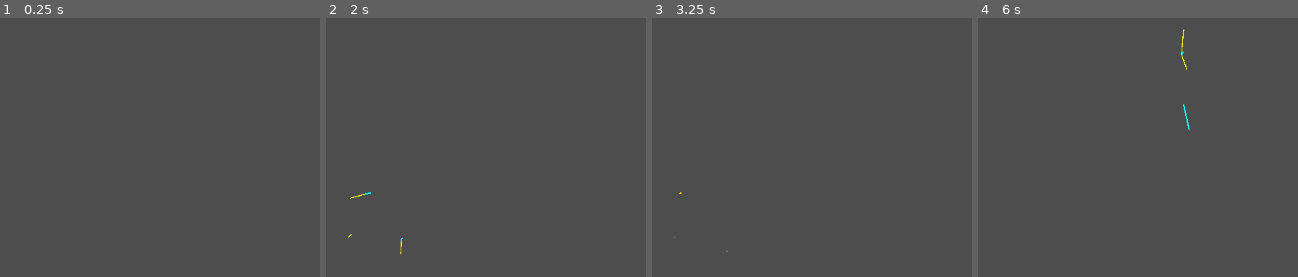
Above: before the commit, frames 1-4 (left to right).
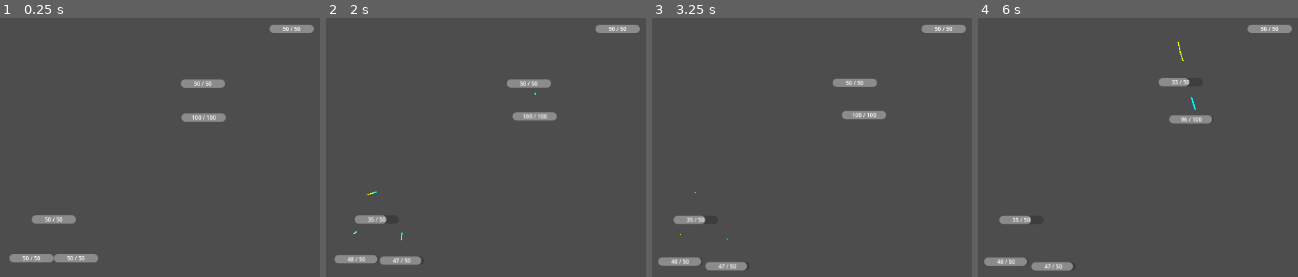
Above: after the commit, the same moments.

Repository: Devouring-One/icandoit-1
Game: Godot game, scene res://World/Maps/Map1.tscn
Same seed, same stepped clock (60 frames per second), same inputs: the game is played once before the commit and once after it.
Inputs (mouse positions are in pixels of both pictures, inside the frame that each line leads up to):
- Up to frame 1 (0.25 s): no input
- Up to frame 2 (2 s): tap Enter at 0.5 s; move the mouse to (outside the picture) at 0.52 s; hold Q (spell_slot_1) 0.53-1.28 s; click (outside the picture) at 0.67 s; tap Space at 1.25 s; move the mouse to (470, 137) at 1.27 s; tap Q (spell_slot_1) at 1.35 s; click (470, 137) at 1.42 s
- Up to frame 3 (3.25 s): move the mouse to (outside the picture) at 2.02 s; hold Q (spell_slot_1) 2.03-2.78 s; click (outside the picture) at 2.17 s; tap Enter at 2.75 s; move the mouse to (914, 204) at 2.77 s; tap Q (spell_slot_1) at 2.85 s; click (914, 204) at 2.92 s
- Up to frame 4 (6 s): tap Space at 3.5, 5 s; move the mouse to (outside the picture) at 3.52 s; hold Q (spell_slot_1) 3.53-4.28 s; click (outside the picture) at 3.67 s; tap Enter at 4.25 s; move the mouse to (1042, 49) at 4.27 s; tap Q (spell_slot_1) at 4.35, 5.85 s; click (1042, 49) at 4.42 s; move the mouse to (outside the picture) at 5.02 s; hold Q (spell_slot_1) 5.03-5.78 s; click (outside the picture) at 5.17 s; move the mouse to (outside the picture) at 5.77 s; click (outside the picture) at 5.92 s

The runs differ from the first frame. In frame 1, 2.6% of the frame differs, in the area x 2-99%, y 2-95%; in frame 2, 2.6%; in frame 3, 2.4%; in frame 4, 2.5%.

Commit message:
some refactoring on the way

Diff:
--- a/Data/force.tres
+++ /dev/null
@@ -1,6 +0,0 @@
-[gd_resource type="Resource" script_class="Force" load_steps=2 format=3 uid="uid://xjqkacwsdfk2"]
-
-[ext_resource type="Script" uid="uid://dr6vb3pufoy77" path="res://Data/force.gd" id="1_kn0xs"]
-
-[resource]
-script = ExtResource("1_kn0xs")
--- a/World/Characters/player.tscn
+++ /dev/null
@@ -1,28 +0,0 @@
-[gd_scene load_steps=4 format=3 uid="uid://d38q86l6cv2yg"]
-
-[ext_resource type="Script" uid="uid://bbvp5axt4gb45" path="res://World/Characters/player.gd" id="1_lcdnr"]
-[ext_resource type="PackedScene" uid="uid://112g2xcefbth" path="res://World/Misc/force_debug_visualizer.tscn" id="2_neurf"]
-
-[sub_resource type="CircleShape2D" id="CircleShape2D_neurf"]
-radius = 24.0
-
-[node name="Player" type="CharacterBody2D" unique_id=235688838]
-collision_mask = 3
-motion_mode = 1
-wall_min_slide_angle = 0.0
-script = ExtResource("1_lcdnr")
-
-[node name="CollisionShape2D" type="CollisionShape2D" parent="." unique_id=495604856]
-shape = SubResource("CircleShape2D_neurf")
-debug_color = Color(0, 0.6, 0, 0.41960785)
-
-[node name="CanvasLayer" type="CanvasLayer" parent="." unique_id=851743301]
-
-[node name="DebugDrawLayer" type="Control" parent="CanvasLayer" unique_id=483610805]
-unique_name_in_owner = true
-layout_mode = 3
-anchors_preset = 0
-offset_right = 40.0
-offset_bottom = 40.0
-
-[node name="ForceDebugVisualizer" parent="." unique_id=2080032926 instance=ExtResource("2_neurf")]
--- a/World/Effects/explosion.gd
+++ b/World/Effects/explosion.gd
@@ -1,16 +1,24 @@
 class_name Explosion
 extends Area2D
 
-@export var max_damage: float = 10.0
+@export var max_damage: float = 5.0
 @export var max_force: float = 100.0
-@export var radius: float = 400.0
+@export var radius: float = 100.0
 @export var force_base_duration: float = 2.0  ## Base duration for all forces
 @export var force_duration_coefficient: float = 0.0  ## Extra duration per force magnitude (0 = disabled)
 @export var falloff_exponent: float = 1.0  ## 1.0 = linear, 2.0 = quadratic, 0.5 = square root
+@export var collision_layer_bits: int = 2
+@export var collision_mask_bits: int = 1
+@export var debug_color: Color = Color(0.75686276, 0.45490196, 0, 0.41960785)
+
+var _collision_shape: CollisionShape2D
 
 func _ready() -> void:
-    %CollisionShape2D.shape.radius = radius
-    %CollisionShape2D.debug_color = Color.RED
+    collision_layer = collision_layer_bits
+    collision_mask = collision_mask_bits
+    _ensure_collision_shape()
+    _collision_shape.shape.radius = radius
+    _collision_shape.debug_color = debug_color
 
     await get_tree().physics_frame
     await get_tree().physics_frame
@@ -18,8 +26,8 @@
     for body in get_overlapping_bodies():
         _apply_explosion(body)
 
-    %CollisionShape2D.disabled = true
-    %CollisionShape2D.debug_color = Color(1, 1, 0, 0.1)
+    _collision_shape.disabled = true
+    _collision_shape.debug_color = Color(1, 1, 0, 0.1)
 
     await get_tree().create_timer(.5).timeout
     queue_free()
@@ -43,8 +51,8 @@
     var falloff = clamp(1.0 - (effective_distance / radius), 0.0, 1.0)
     falloff = pow(falloff, falloff_exponent)
 
-    if body.has_method("take_damage"):
-        body.take_damage(max_damage * falloff)
+    if body.has_method("apply_damage"):
+        body.apply_damage(max_damage * falloff)
 
     if body.has_method("add_force"):
         var force = Force.new(
@@ -57,3 +65,11 @@
             Tween.EASE_OUT
         )
         body.add_force(force)
+
+func _ensure_collision_shape() -> void:
+    if not is_instance_valid(_collision_shape):
+        _collision_shape = CollisionShape2D.new()
+        _collision_shape.unique_name_in_owner = true
+        add_child(_collision_shape)
+    if _collision_shape.shape == null:
+        _collision_shape.shape = CircleShape2D.new()
--- a/World/Maps/Map1.tscn
+++ b/World/Maps/Map1.tscn
@@ -1,7 +1,7 @@
 [gd_scene load_steps=3 format=3 uid="uid://fef64om76474"]
 
-[ext_resource type="PackedScene" uid="uid://d38q86l6cv2yg" path="res://World/Characters/player.tscn" id="1_pm8x6"]
-[ext_resource type="PackedScene" uid="uid://dfbuyhgt0sr43" path="res://World/Objects/Static/barrel.tscn" id="2_xgctd"]
+[ext_resource type="PackedScene" uid="uid://d38q86l6cv2yg" path="res://World/Objects/Characters/player.tscn" id="1_pm8x6"]
+[ext_resource type="PackedScene" uid="uid://dfbuyhgt0sr43" path="res://World/Objects/Moving/barrel.tscn" id="2_xgctd"]
 
 [node name="Map1" type="Node2D" unique_id=2098230543]
 
@@ -12,10 +12,10 @@
 position = Vector2(431, 238)
 
 [node name="Barrel2" parent="." unique_id=1138162188 instance=ExtResource("2_xgctd")]
-position = Vector2(241, 490)
+position = Vector2(248, 490)
 
 [node name="Barrel3" parent="." unique_id=1473904371 instance=ExtResource("2_xgctd")]
-position = Vector2(213, 441)
+position = Vector2(216, 434)
 
 [node name="Barrel4" parent="." unique_id=389418080 instance=ExtResource("2_xgctd")]
 position = Vector2(559, 159)
--- a/World/Characters/player.gd
+++ b/World/Objects/Characters/player.gd
@@ -2,18 +2,13 @@
 extends CharacterBody2D
 
 @export var SPEED = 200
-@export var mass: float = 1.0
-var _forces: Array[Force] = []
-
-const FIREBALL_SCENE := preload("res://World/Spells/fireball.tscn")
+@export var FIREBALL_SCENE: PackedScene = preload("res://World/Spells/fireball.tscn")
 
 var _target_position: Vector2 = Vector2.ZERO
 var _has_target: bool = false
 var _draw_node: Control = null
 
-var _debug_target_velocity: Vector2 = Vector2.ZERO
-var _debug_forces_velocity: Vector2 = Vector2.ZERO
-var _debug_final_velocity: Vector2 = Vector2.ZERO
+@onready var _entity_component: EntityComponent = %EntityComponent
 
 func _ready() -> void:
 	_draw_node = %DebugDrawLayer
@@ -23,18 +18,24 @@
 
 	_draw_node.draw.connect(_draw_target_marker)
 
+	if not _entity_component:
+		push_warning("EntityComponent not found; stats will not be shared")
+	else:
+		_entity_component.health_changed.connect(_on_health_changed)
+
+
 func _clear_forces():
-	_forces.clear()
+	if _entity_component:
+		_entity_component.clear_forces()
 
 func add_force(force: Force) -> void:
-	if not force._vector == Vector2.ZERO:
-		_forces.append(force)
+	if _entity_component:
+		_entity_component.add_force(force)
 
 func _input(event: InputEvent) -> void:
 	if event is InputEventMouseButton:
 		if event.button_index == MOUSE_BUTTON_LEFT and event.pressed:
-			var explosion_scene = preload("res://World/Effects/explosion.tscn")
-			var explosion = explosion_scene.instantiate()
+			var explosion: Explosion = Explosion.new()
 			explosion.global_position = get_global_mouse_position()
 			get_parent().add_child(explosion)
 
@@ -59,23 +60,15 @@
 	_draw_node.draw_line(_target_position + Vector2(0, -size), _target_position + Vector2(0, size), color, thickness)
 
 func _get_forces_for_debug() -> Dictionary:
-	return {
-		"forces": _forces,
-		"target_velocity": _debug_target_velocity,
-		"forces_velocity": _debug_forces_velocity,
-		"velocity": _debug_final_velocity
-	}
+	if _entity_component:
+		return _entity_component.get_debug_snapshot()
+	return {}
 
 func _physics_process(delta: float) -> void:
 	var target_velocity = Vector2.ZERO
 	var forces_velocity = Vector2.ZERO
-
-	for i in range(_forces.size() - 1, -1, -1):
-		var force: Force = _forces[i]
-		forces_velocity += force.get_current_force() / mass
-
-		if force.is_finished():
-			_forces.remove_at(i)
+	if _entity_component:
+		forces_velocity = _entity_component.get_forces_velocity()
 
 	var forces_magnitude = forces_velocity.length()
 	var target_weight = 1.0
@@ -95,11 +88,10 @@
 			var speed_this_frame = min(SPEED, distance / delta)
 			target_velocity = to_target.normalized() * speed_this_frame * target_weight
 
-	velocity = target_velocity + forces_velocity
-
-	_debug_target_velocity = target_velocity
-	_debug_forces_velocity = forces_velocity
-	_debug_final_velocity = velocity
+	if _entity_component:
+		velocity = _entity_component.apply_forces_to(target_velocity)
+	else:
+		velocity = target_velocity + forces_velocity
 
 	move_and_slide()
 
@@ -113,3 +105,19 @@
 	fireball.global_position = global_position
 	fireball.launch(direction, self)
 	get_parent().add_child(fireball)
+
+func _on_regen_timer_timeout() -> void:
+	if _entity_component:
+		_entity_component.heal(1.0)
+
+func apply_damage(amount: float) -> void:
+	if not _entity_component:
+		return
+	_entity_component.apply_damage(amount)
+	if _entity_component.get_health() <= 0.0:
+		print("Player has died.")
+		if has_node("%RegenTimer"):
+			%RegenTimer.stop()
+
+func _on_health_changed(_current: float, _max: float) -> void:
+	pass  # hook for future VFX/logic
--- /dev/null
+++ b/World/Objects/Characters/player.tscn
@@ -0,0 +1,44 @@
+[gd_scene load_steps=6 format=3 uid="uid://d38q86l6cv2yg"]
+
+[ext_resource type="Script" uid="uid://u7o8iary110f" path="res://World/Objects/Characters/player.gd" id="1_lcdnr"]
+[ext_resource type="PackedScene" uid="uid://112g2xcefbth" path="res://World/Objects/Components/UI/Misc/force_debug_visualizer.tscn" id="2_neurf"]
+[ext_resource type="PackedScene" uid="uid://d1f5axvmfq0qi" path="res://World/Objects/Components/UI/health_bar_display.tscn" id="3_1s6mf"]
+[ext_resource type="PackedScene" uid="uid://1gpk0rnfx8ri" path="res://World/Objects/Components/EntityComponent.tscn" id="4_vd3ux"]
+
+[sub_resource type="CircleShape2D" id="CircleShape2D_neurf"]
+radius = 24.0
+
+[node name="Player" type="CharacterBody2D" unique_id=235688838]
+collision_mask = 3
+motion_mode = 1
+wall_min_slide_angle = 0.0
+script = ExtResource("1_lcdnr")
+
+[node name="CollisionShape2D" type="CollisionShape2D" parent="." unique_id=495604856]
+shape = SubResource("CircleShape2D_neurf")
+debug_color = Color(0, 0.6, 0, 0.41960785)
+
+[node name="CanvasLayer" type="CanvasLayer" parent="." unique_id=851743301]
+
+[node name="DebugDrawLayer" type="Control" parent="CanvasLayer" unique_id=483610805]
+unique_name_in_owner = true
+layout_mode = 3
+anchors_preset = 0
+offset_right = 40.0
+offset_bottom = 40.0
+
+[node name="ForceDebugVisualizer" parent="." unique_id=2080032926 instance=ExtResource("2_neurf")]
+
+[node name="RegenTimer" type="Timer" parent="." unique_id=1103765169]
+unique_name_in_owner = true
+autostart = true
+
+[node name="HealthBarDisplay" parent="." unique_id=817281336 instance=ExtResource("3_1s6mf")]
+position = Vector2(0, 32)
+
+[node name="EntityComponent" parent="." unique_id=782134215 instance=ExtResource("4_vd3ux")]
+unique_name_in_owner = true
+entity_name = "Player"
+health_bar_offset = Vector2(0, 32)
+
+[connection signal="timeout" from="RegenTimer" to="." method="_on_regen_timer_timeout"]
--- /dev/null
+++ b/World/Objects/Components/EntityComponent.gd
@@ -0,0 +1,147 @@
+class_name EntityComponent
+extends Node
+
+signal health_changed(current_health: float, max_health: float)
+signal died
+
+const DEFAULT_HEALTH_BAR := preload("res://World/Objects/Components/UI/health_bar_display.tscn")
+
+@export_group("Identity")
+@export var entity_name: String = "Unnamed Entity"
+@export_multiline var entity_description: String = "No description available."
+@export var entity_icon: Texture2D = null
+
+@export_group("Stats")
+@export var max_health: float = 100.0
+@export var health: float = 100.0
+@export var movement_speed: float = 200.0
+@export var mass: float = 1.0
+@export var can_move: bool = true
+
+@export_group("Health UI")
+@export var spawn_health_bar: bool = true
+@export var health_bar_offset: Vector2 = Vector2(0, -48)
+@export var health_bar_scene: PackedScene = DEFAULT_HEALTH_BAR
+@export var show_health_label: bool = true
+@export var destroy_owner_on_death: bool = false
+
+@export_group("Gameplay")
+@export var abilities: Array[String] = []
+@export var resistances: Dictionary = {}
+
+var forces: Array[Force] = []
+var _health_bar: HealthBarDisplay = null
+var _owner_body: Node = null
+var _last_forces_velocity: Vector2 = Vector2.ZERO
+var _last_target_velocity: Vector2 = Vector2.ZERO
+var _last_final_velocity: Vector2 = Vector2.ZERO
+var _last_forces_frame: int = -1
+
+func _ready() -> void:
+	_owner_body = get_parent()
+	health = clamp(health, 0.0, max_health)
+	_ensure_health_bar()
+	_update_health_bar()
+
+func add_force(force: Force) -> void:
+	if force == null:
+		return
+	if force._vector == Vector2.ZERO:
+		return
+	forces.append(force)
+
+func clear_forces() -> void:
+	forces.clear()
+
+func get_forces_velocity() -> Vector2:
+	_ensure_forces_updated()
+	return _last_forces_velocity
+
+func apply_forces_to(base_velocity: Vector2) -> Vector2:
+	_ensure_forces_updated()
+	_last_target_velocity = base_velocity
+	_last_final_velocity = base_velocity + _last_forces_velocity
+	return _last_final_velocity
+
+func apply_damage(amount: float) -> void:
+	if amount <= 0.0:
+		return
+	_set_health(health - amount)
+
+func heal(amount: float) -> void:
+	if amount <= 0.0:
+		return
+	_set_health(health + amount)
+
+func set_health_exact(value: float) -> void:
+	_set_health(value)
+
+func _set_health(value: float) -> void:
+	var new_value = clamp(value, 0.0, max_health)
+	if is_equal_approx(new_value, health):
+		return
+	health = new_value
+	_update_health_bar()
+	health_changed.emit(health, max_health)
+	if health <= 0.0:
+		died.emit()
+		if destroy_owner_on_death and is_instance_valid(_owner_body):
+			_owner_body.queue_free()
+
+func set_max_health(value: float) -> void:
+	max_health = max(value, 0.001)
+	health = clamp(health, 0.0, max_health)
+	_update_health_bar()
+
+func get_health() -> float:
+	return health
+
+func get_max_health() -> float:
+	return max_health
+
+func get_mass() -> float:
+	return max(mass, 0.001)
+
+func get_forces() -> Array:
+	return forces
+
+func get_debug_snapshot() -> Dictionary:
+	return {
+		"forces": forces,
+		"target_velocity": _last_target_velocity,
+		"forces_velocity": _last_forces_velocity,
+		"velocity": _last_final_velocity
+	}
+
+func _ensure_health_bar() -> void:
+	if not spawn_health_bar:
+		return
+	if not is_instance_valid(_owner_body):
+		return
+	_health_bar = _owner_body.get_node_or_null("HealthBarDisplay")
+	if not is_instance_valid(_health_bar) and health_bar_scene:
+		_health_bar = health_bar_scene.instantiate()
+		_health_bar.name = "HealthBarDisplay"
+		_owner_body.add_child(_health_bar)
+	if is_instance_valid(_health_bar):
+		_health_bar.position = health_bar_offset
+		_health_bar.show_label = show_health_label
+
+func _update_health_bar() -> void:
+	if is_instance_valid(_health_bar):
+		_health_bar.set_health(health, max_health)
+
+func _ensure_forces_updated() -> void:
+	var frame := Engine.get_physics_frames()
+	if _last_forces_frame == frame:
+		return
+	var accumulated := Vector2.ZERO
+	for i in range(forces.size() - 1, -1, -1):
+		var force: Force = forces[i]
+		accumulated += force.get_current_force()
+		if force.is_finished():
+			forces.remove_at(i)
+	if mass > 0.0:
+		accumulated /= mass
+	_last_forces_velocity = accumulated
+	_last_forces_frame = frame
--- /dev/null
+++ b/World/Objects/Components/EntityComponent.tscn
@@ -0,0 +1,6 @@
+[gd_scene load_steps=2 format=3 uid="uid://1gpk0rnfx8ri"]
+
+[ext_resource type="Script" uid="uid://cu23xw7givc4n" path="res://World/Objects/Components/EntityComponent.gd" id="1_fsc3v"]
+
+[node name="EntityComponent" type="Node" unique_id=1827367363]
+script = ExtResource("1_fsc3v")
--- /dev/null
+++ b/World/Objects/Components/UI/health_bar_display.gd
@@ -0,0 +1,32 @@
+class_name HealthBarDisplay
+extends Node2D
+
+@export var show_label: bool = true
+@export var label_format: String = "{current} / {max}"
+
+var _current: float = 0.0
+var _max: float = 1.0
+var _progress_bar: ProgressBar = null
+var _label: Label = null
+
+func _ready() -> void:
+	_progress_bar = %ProgressBar if has_node("%ProgressBar") else null
+	_label = %HealthLabel if has_node("%HealthLabel") else null
+	_update()
+
+func set_health(current: float, max_value: float) -> void:
+	_max = max(max_value, 0.001)
+	_current = clamp(current, 0.0, _max)
+	_update()
+
+func _update() -> void:
+	if is_instance_valid(_progress_bar):
+		_progress_bar.max_value = _max
+		_progress_bar.value = _current
+	if is_instance_valid(_label):
+		_label.visible = show_label
+		if show_label:
+			_label.text = label_format.format({
+				"current": int(round(_current)),
+				"max": int(round(_max))
+			})
--- /dev/null
+++ b/World/Objects/Components/UI/health_bar_display.tscn
@@ -0,0 +1,42 @@
+[gd_scene load_steps=2 format=3 uid="uid://d1f5axvmfq0qi"]
+
+[ext_resource type="Script" uid="uid://bx5gv5d80wtck" path="res://World/Objects/Components/UI/health_bar_display.gd" id="1"]
+
+[node name="HealthBarDisplay" type="Node2D" unique_id=1808305731]
+script = ExtResource("1")
+
+[node name="ProgressBar" type="ProgressBar" parent="." unique_id=1019697700]
+unique_name_in_owner = true
+anchors_preset = 8
+anchor_left = 0.5
+anchor_top = 0.5
+anchor_right = 0.5
+anchor_bottom = 0.5
+offset_left = -32.0
+offset_top = -6.0
+offset_right = 32.0
+offset_bottom = 6.0
+grow_horizontal = 2
+grow_vertical = 2
+size_flags_horizontal = 3
+step = 1.0
+value = 75.0
+show_percentage = false
+
+[node name="HealthLabel" type="Label" parent="." unique_id=1639544421]
+unique_name_in_owner = true
+anchors_preset = 8
+anchor_left = 0.5
+anchor_top = 0.5
+anchor_right = 0.5
+anchor_bottom = 0.5
+offset_left = -30.5
+offset_top = -11.5
+offset_right = 30.5
+offset_bottom = 11.5
+grow_horizontal = 2
+grow_vertical = 2
+theme_override_font_sizes/font_size = 8
+text = "75 / 100"
+horizontal_alignment = 1
+vertical_alignment = 1
--- a/World/Objects/Moving/barrel.gd
+++ b/World/Objects/Moving/barrel.gd
@@ -1,31 +1,34 @@
 class_name Barrel
 extends CharacterBody2D
 
-@export var mass: float = 4.0
-var _forces: Array[Force] = []
-var _debug_forces_velocity: Vector2 = Vector2.ZERO
+@onready var _entity_component: EntityComponent = %EntityComponent
+
+func _ready() -> void:
+	if not _entity_component:
+		push_warning("EntityComponent not found on Barrel")
 
 func _physics_process(_delta: float) -> void:
-	var forces_velocity = Vector2.ZERO
-
-	for i in range(_forces.size() - 1, -1, -1):
-		var force: Force = _forces[i]
-		forces_velocity += force.get_current_force() / mass
-
-		if force.is_finished():
-			_forces.remove_at(i)
-
-	velocity = forces_velocity
-	_debug_forces_velocity = forces_velocity
+	if not _entity_component:
+		return
+	velocity = _entity_component.apply_forces_to(Vector2.ZERO)
 	move_and_slide()
 
 func add_force(force: Force) -> void:
-	if not force._vector == Vector2.ZERO:
-		_forces.append(force)
+	if _entity_component:
+		_entity_component.add_force(force)
+
+func apply_damage(amount: float) -> void:
+	if not _entity_component:
+		return
+	_entity_component.apply_damage(amount)
+	if _entity_component.get_health() <= 0.0 and is_inside_tree():
+		queue_free()
+
+func _on_regen_timer_timeout() -> void:
+	if _entity_component and _entity_component.get_health() > 0.0:
+		_entity_component.heal(1.0)
 
 func _get_forces_for_debug() -> Dictionary:
-	return {
-		"forces": _forces,
-		"forces_velocity": _debug_forces_velocity,
-		"velocity": velocity
-	}
+	if _entity_component:
+		return _entity_component.get_debug_snapshot()
+	return {}
--- a/World/Objects/Moving/barrel.tscn
+++ b/World/Objects/Moving/barrel.tscn
@@ -1,12 +1,33 @@
-[gd_scene load_steps=2 format=3 uid="uid://r13vmw5junf"]
+[gd_scene load_steps=5 format=3 uid="uid://dfbuyhgt0sr43"]
+
+[ext_resource type="Script" uid="uid://j20888ngueix" path="res://World/Objects/Moving/barrel.gd" id="1_arj2g"]
+[ext_resource type="PackedScene" uid="uid://112g2xcefbth" path="res://World/Misc/force_debug_visualizer.tscn" id="2_mkdl2"]
+[ext_resource type="PackedScene" uid="uid://d1f5axvmfq0qi" path="res://World/Objects/Components/UI/health_bar_display.tscn" id="3_slr4x"]
+[ext_resource type="PackedScene" uid="uid://1gpk0rnfx8ri" path="res://World/Objects/Components/EntityComponent.tscn" id="4_cwa4x"]
 
 [sub_resource type="CircleShape2D" id="CircleShape2D_pm8x6"]
 radius = 32.0
 
-[node name="Barrel" type="RigidBody2D" unique_id=375377172]
+[node name="Barrel" type="CharacterBody2D" unique_id=1138162188]
 collision_mask = 3
-gravity_scale = 0.0
-inertia = 12.74
+motion_mode = 1
+wall_min_slide_angle = 0.0
+script = ExtResource("1_arj2g")
 
 [node name="CollisionShape2D" type="CollisionShape2D" parent="." unique_id=1682420587]
 shape = SubResource("CircleShape2D_pm8x6")
+
+[node name="ForceDebugVisualizer" parent="." unique_id=2080032926 instance=ExtResource("2_mkdl2")]
+
+[node name="HealthBarDisplay" parent="." unique_id=1808305731 instance=ExtResource("3_slr4x")]
+position = Vector2(0, 40)
+
+[node name="EntityComponent" parent="." unique_id=1328460198 instance=ExtResource("4_cwa4x")]
+unique_name_in_owner = true
+entity_name = "Barrel"
+max_health = 50.0
+health = 50.0
+mass = 4.0
+health_bar_offset = Vector2(0, 40)
+spawn_health_bar = true
+destroy_owner_on_death = false
--- a/World/Objects/Static/barrel.tscn
+++ /dev/null
@@ -1,18 +0,0 @@
-[gd_scene load_steps=4 format=3 uid="uid://dfbuyhgt0sr43"]
-
-[ext_resource type="Script" uid="uid://j20888ngueix" path="res://World/Objects/Moving/barrel.gd" id="1_arj2g"]
-[ext_resource type="PackedScene" uid="uid://112g2xcefbth" path="res://World/Misc/force_debug_visualizer.tscn" id="2_mkdl2"]
-
-[sub_resource type="CircleShape2D" id="CircleShape2D_pm8x6"]
-radius = 32.0
-
-[node name="Barrel" type="CharacterBody2D" unique_id=1138162188]
-collision_mask = 3
-motion_mode = 1
-wall_min_slide_angle = 0.0
-script = ExtResource("1_arj2g")
-
-[node name="CollisionShape2D" type="CollisionShape2D" parent="." unique_id=1682420587]
-shape = SubResource("CircleShape2D_pm8x6")
-
-[node name="ForceDebugVisualizer" parent="." unique_id=2080032926 instance=ExtResource("2_mkdl2")]
--- a/World/Spells/fireball.gd
+++ b/World/Spells/fireball.gd
@@ -2,10 +2,9 @@
 extends Area2D
 
 @export var speed: float = 600.0
+@export var damage: float = 10.0
 @export var max_distance: float = 600.0
 @export var auto_explode_on_area: bool = true
-
-const EXPLOSION_SCENE := preload("res://World/Effects/explosion.tscn")
 
 var _direction: Vector2 = Vector2.ZERO
 var _distance_traveled: float = 0.0
@@ -36,6 +35,8 @@
 func _on_body_entered(body: Node) -> void:
 	if body == _owner:
 		return
+	if body.has_method("apply_damage"):
+		body.apply_damage(damage)
 	_explode()
 
 func _on_area_entered(area: Area2D) -> void:
@@ -50,7 +51,7 @@
 	call_deferred("_spawn_explosion")
 
 func _spawn_explosion() -> void:
-	var explosion = EXPLOSION_SCENE.instantiate()
+	var explosion = Explosion.new()
 	explosion.global_position = global_position
 	get_tree().current_scene.add_child(explosion)
 	queue_free()
Not shown, removed: World/Characters/player.gd.uid
Not shown, added: World/Objects/Characters/player.gd.uid
Not shown, added: World/Objects/Components/EntityComponent.gd.uid
Renamed: World/Misc/ForceDebugVisualizer.gd -> World/Objects/Components/UI/Misc/ForceDebugVisualizer.gd
Renamed: World/Misc/ForceDebugVisualizer.gd.uid -> World/Objects/Components/UI/Misc/ForceDebugVisualizer.gd.uid
Renamed: World/Misc/force_debug_visualizer.tscn -> World/Objects/Components/UI/Misc/force_debug_visualizer.tscn
Not shown, added: World/Objects/Components/UI/health_bar_display.gd.uid
